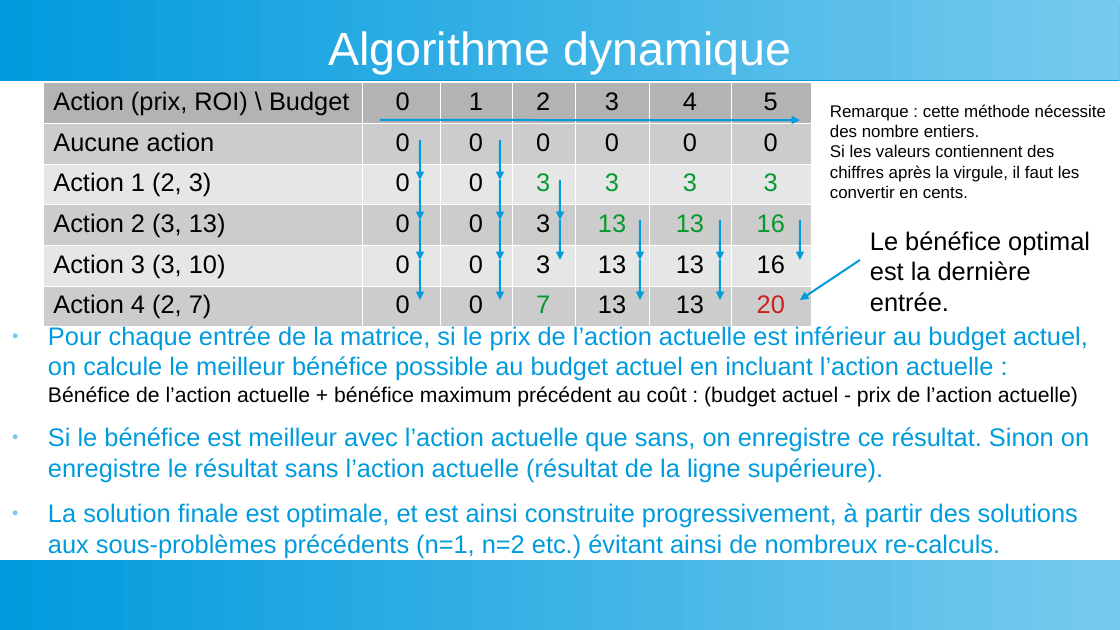
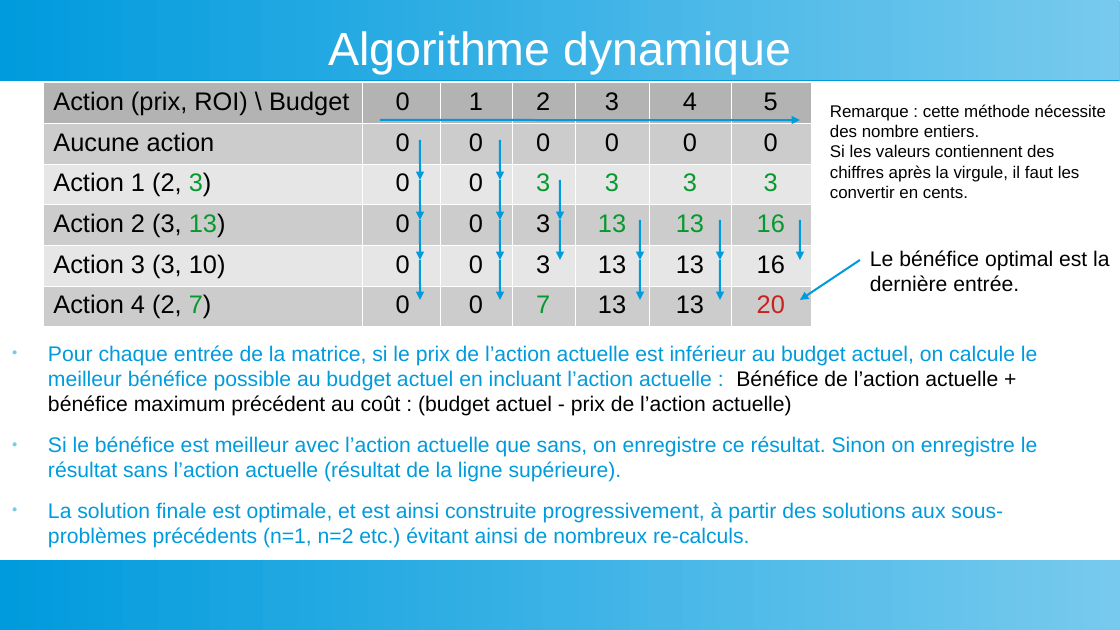
Before and after one commit to YoannDeb/AlgoInvest, a slide deck: slide 5 of Docs/Présentation.odp (slide 3 before the commit). Drawn at 1120x630 pixels with LibreOffice and Linux fonts; fonts in the diff are those of the drawing. Boxes give left, top, right and bottom in pixels: in the first picture for what was removed or moved away, otherwise in the second. Text is boxed around its words. In the diff, an @@ line names an element or a change of style, - is before the commit and + after.

```diff
--- a/Docs/Présentation.odp
+++ b/Docs/Présentation.odp
@@ table at [44, 82, 811, 323] @@
@@ text colour #000000 to #069A2E in "3)", "13)", "7)" @@
@@ text "Le bénéfice optimal est la ...": place and size @@
-text "Le bénéfice optimal est la ..." at [870, 231, 1090, 312]
+text "Le bénéfice optimal est la ..." at [870, 250, 1109, 292]
@@ text "Le bénéfice optimal est la ..." at [870, 250, 1109, 292]: size 18 to 15 pt @@
@@ text "Pour chaque entrée de la ...": place and size @@
-text "Pour chaque entrée de la ..." at [48, 324, 1089, 558]
+text "Pour chaque entrée de la ..." at [48, 345, 1037, 548]
@@ text "Pour chaque entrée de la ..." at [48, 345, 1037, 548]: size 18 to 15 pt in "Pour chaque entrée de la matrice, si ...", "Si le bénéfice est meilleur avec l’action ...", "La solution finale est optimale, et est ..." @@
```
Also in this commit, not shown: 6 other slides changed, 2 slides added.
